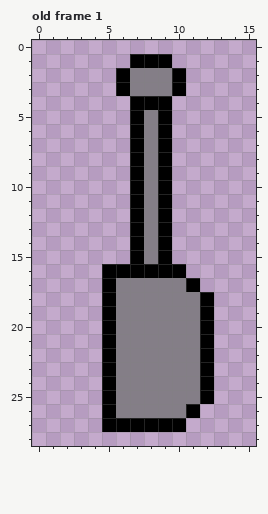
File history of a pixel-art file, Assets/Art/Casino/Handle.aseprite. The first picture shows the starting point.
64x64 pixels, 2 frames. Shown: old frame 1. The old version is drawn lined up with the new one, on the new canvas. The commit also changed other frames, which this record leaves out.
The result:
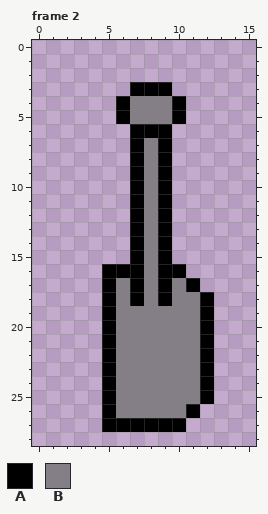
Palette (. is transparent): A #000000  B #847e87
A new or re-ordered frame is compared with the old frame closest to it.
Change:
canvas 64x64 -> 16x29, the old top-left corner now at -40,-6 (the part of the old canvas that was cut away was empty and is not shown)
frames 2 -> 5
Frame 2 is new; against old frame 1:
y 1: x 7..9 AAA -> ...
y 2: x 6..10 ABBBA -> .....
y 3: x 6..10 ABBBA -> .AAA.
y 4: x 6..10 .AAA. -> ABBBA
y 5: x 6..7 .A -> AB; x 9..10 A. -> BA
y 6: x 8 B -> A
y 16: x 8 A -> B
y 17..18: x 7 B -> A; x 9 B -> A
